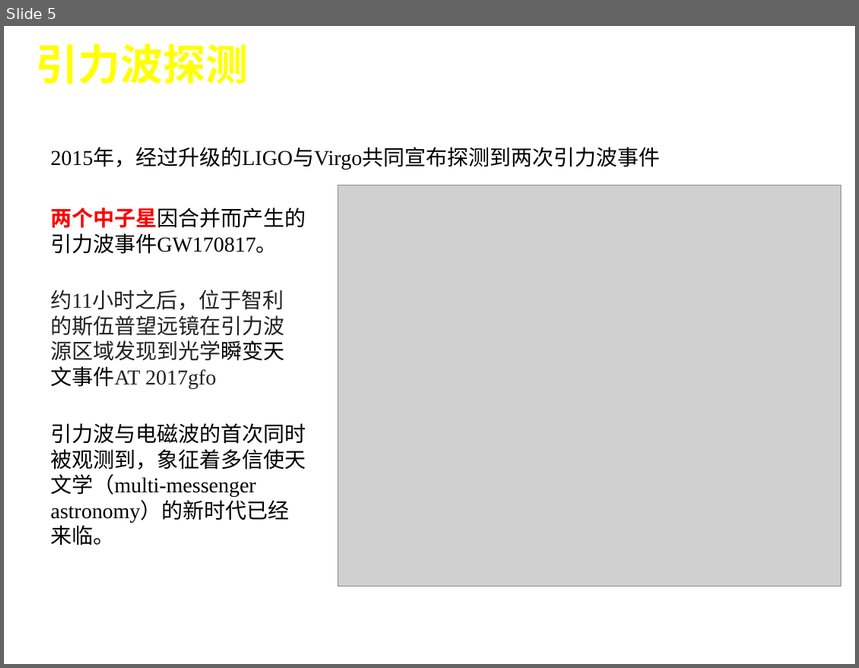
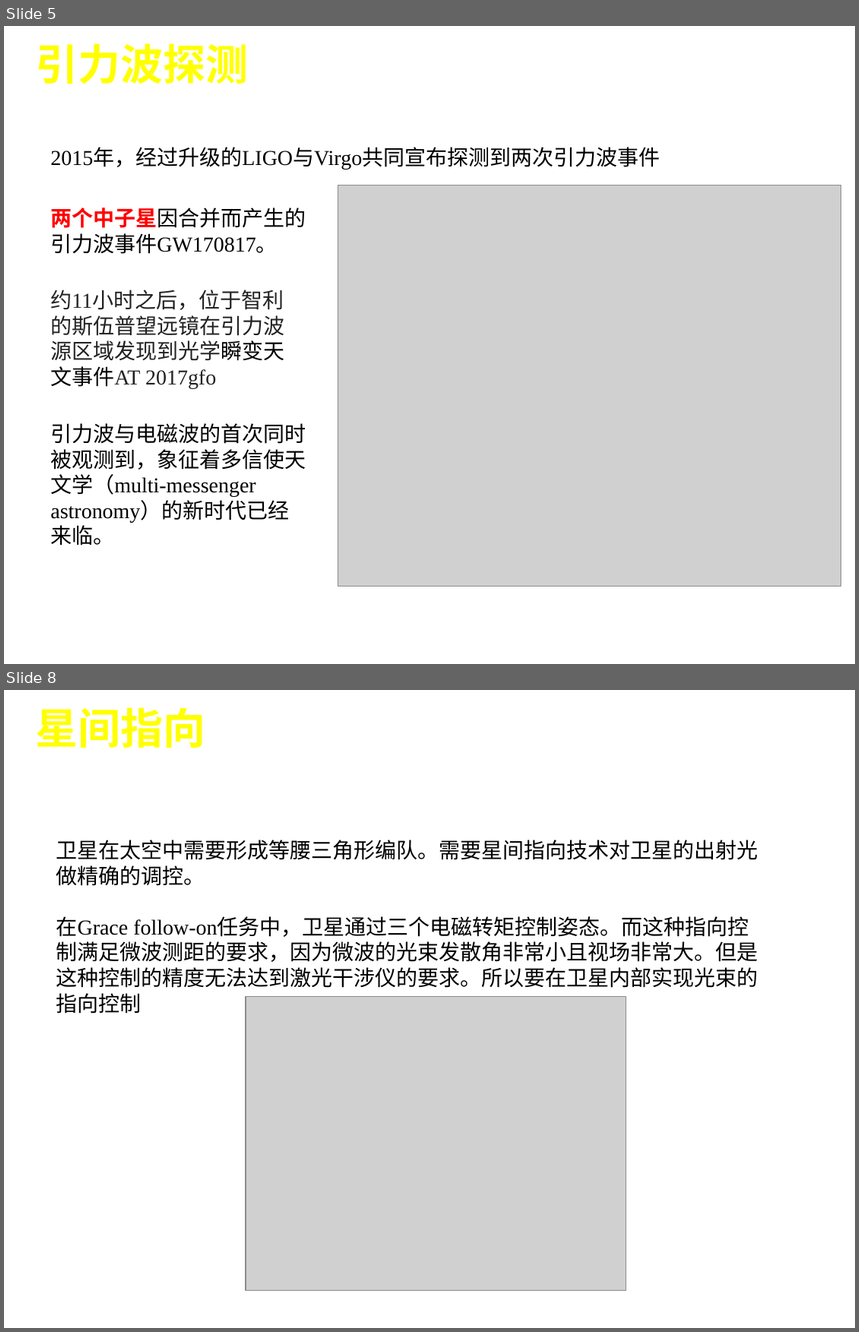
Before and after one commit to cateliu/Test, a slide deck: 第二学年/Report/开题报告/Reference.pptx. Shown one above the other, each under a label of ours: slide 5 before the commit, slides 5 and 8 after it; the slides between them are not shown. The pictures are 859x668 and 859x1332 pixels, drawn with LibreOffice and Linux fonts; fonts in the diff are those of the drawing; grey boxes stand for pictures; background and template pictures are left out. Boxes give left, top, right and bottom in pixels: in the first picture for what was removed or moved away, otherwise in the second. Text is boxed around its words. In the diff, an @@ line names an element or a change of style, - is before the commit and + after.

```diff
--- a/第二学年/Report/开题报告/Reference.pptx
+++ b/第二学年/Report/开题报告/Reference.pptx
@@ slide 8 added at [4, 690, 855, 1328], background #FFFFFF @@
@@ title added at [36, 707, 206, 748], 36 pt, text #FFFF00, bold @@
+星间指向
@@ text added at [56, 840, 759, 1014], 18 pt, text #000000 @@
+卫星在太空中需要形成等腰三角形编队。需要星间指向技术对卫星的出射光做精确的调控。
+在Grace follow-on任务中，卫星通过三个电磁转矩控制姿态。而这种指向控制满足微波测距的要求，因为微波的光束发散角非常小且视场非常大。但是这种控制的精度无法达到激光干涉仪的要求。所以要在卫星内部实现光束的指向控制
@@ picture added at [246, 996, 626, 1291] @@
```
Also in this commit, not shown: 3 slides changed, 10 other slides added, 1 slide removed, 7 other files.
